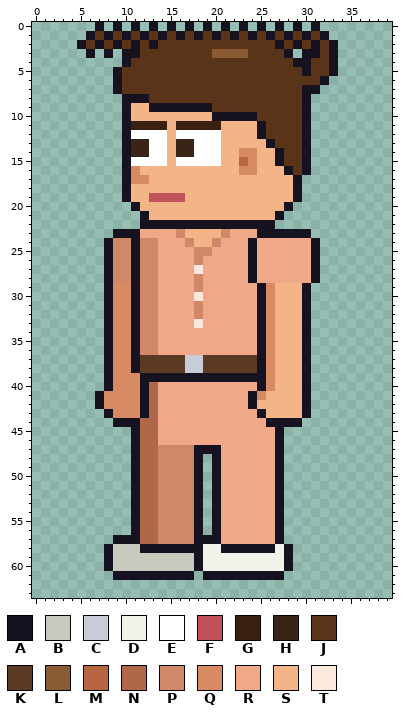
File history of a pixel-art file, sprites/clients/client_denthyg_b_left.aseprite. The picture above is the old version.
40x64 pixels, 1 frame.
Visible layers, top first: "Hair", "Face", "Near Arm", "Collar", "Belt", "Shirt", "Body", "Back Arm", "Pants", "Shoes".
Palette (. is transparent): A #17121f  B #c9c9c0  C #c8ccd8  D #f2f2ea  E #ffffff  F #c0505a  G #3a2010  H #3a2418  J #5a3418  K #5a3a22  L #8a5a32  M #b8663f  N #b06848  P #d08868  Q #d88a62  R #f0a888  S #f3b488  T #fce8dc
Pixels before (only the part around the change), first column x 0:
0 .......A.A.A.A.A.A.A.A.A.A.A.A.A........
1 ......AJAJAJAJAJAJAJAJAJAJAJAJAJA.......
2 .....AJAJAJAJAJJJJJJJJJJJJJAJAJAJA......
3 ......A.A.AAJJJJJJJJLLLLJJJJA.AAJA......
4 ..........AJJJJJJJJJJJJJJJJJJAAJJA......
5 .........AJJJJJJJJJJJJJJJJJJJJAJJA......
6 .........AJJJJJJJJJJJJJJJJJJJJJJA.......
7 .........AJJJJJJJJJJJJJJJJJJJJAA........
After:
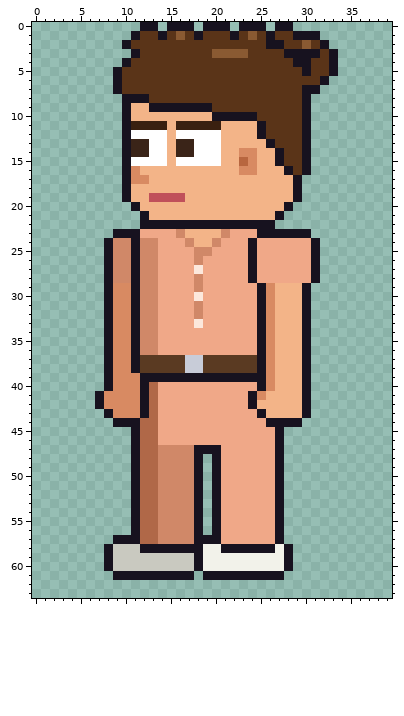
From old to new:
Layer "Hair":
Colour A now appears in row 0 at x 12, 16, 20, 24 and 28; in row 3 at x 29.
The author changed colour J to colour A in row 1 at x 11, 29 and 31; in row 2 at x 10, 26 and 32.
The author changed colour A to colour J in row 1 at x 12, 20 and 28; in row 2 at x 11, 13, 29 and 31.
The author changed colour A to colour L in row 1 at x 16 and 24.
The author changed colour J to colour L in row 2 at x 30.
The edit erases colour A in row 0 at x 7, 9, 11, 29 and 31; in row 1 at x 6, 8, 10 and 32; in row 2 at x 5, 7, 9 and 33; in row 3 at x 6, 8 and 10.
The edit erases colour J in row 1 at x 7 and 9; in row 2 at x 6 and 8.
Where, in picture pixels (left, top, right, bottom), the same in both pictures:
changed: (77, 22, 221, 58)
changed: (248, 22, 338, 58)
